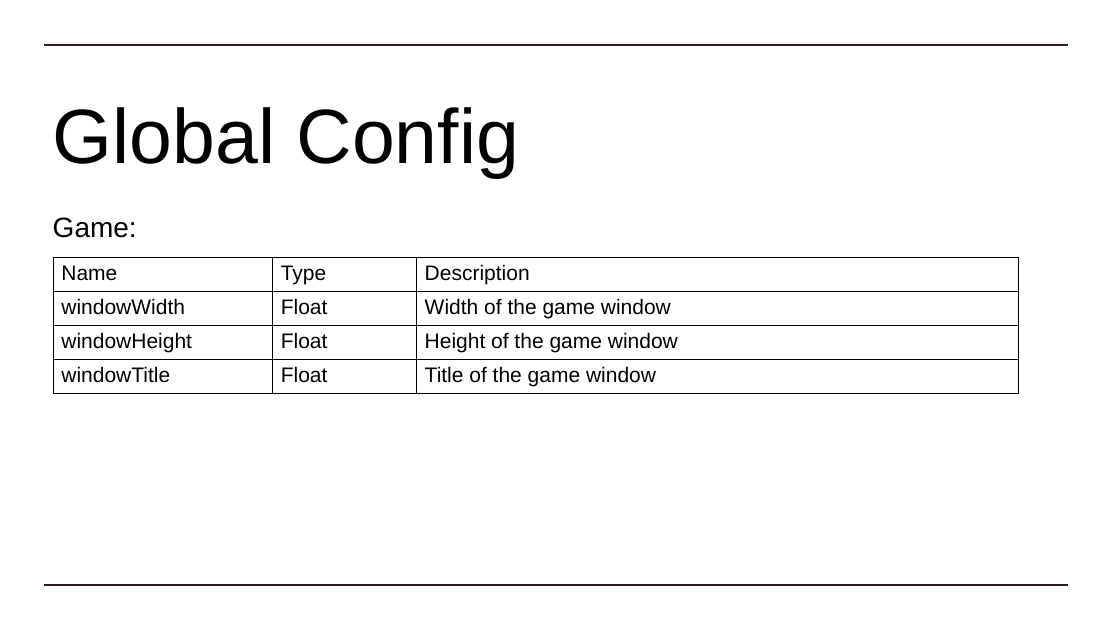
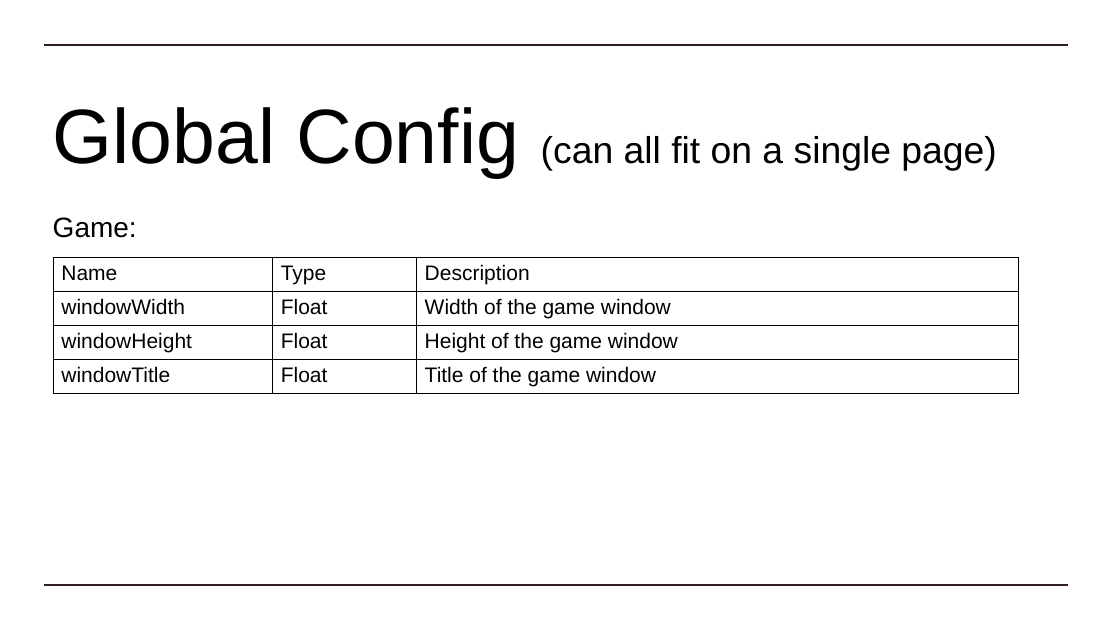
Before and after one commit to Dinoboy173/GameAI, a slide deck: slide 14 of Assessment/SofiWesson TDD.pptx (slide 15 before the commit). Drawn at 1120x630 pixels with LibreOffice and Linux fonts; fonts in the diff are those of the drawing. Boxes give left, top, right and bottom in pixels: in the first picture for what was removed or moved away, otherwise in the second. Text is boxed around its words. In the diff, an @@ line names an element or a change of style, - is before the commit and + after.

```diff
--- a/Assessment/SofiWesson TDD.pptx
+++ b/Assessment/SofiWesson TDD.pptx
@@ title at <box>53,107,996,178</box>: text changed; size 66 to 32 pt @@
-Global Config
+Global Config (can all fit on a single page)
```
Also in this commit, not shown: 7 other slides changed, 3 slides added, 6 slides removed, 7 other files.
